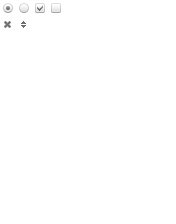
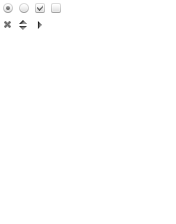
Two versions of the same layered image (176×224). Layer-by-layer changes:
added layer "Shape 2 copy" above "Shape 2" over [37, 21, 42, 29]
added layer "Shape 2" (90%) above "Ebene 6" over [19, 20, 27, 30]
hid "Ebene 6" over [21, 21, 26, 28]
